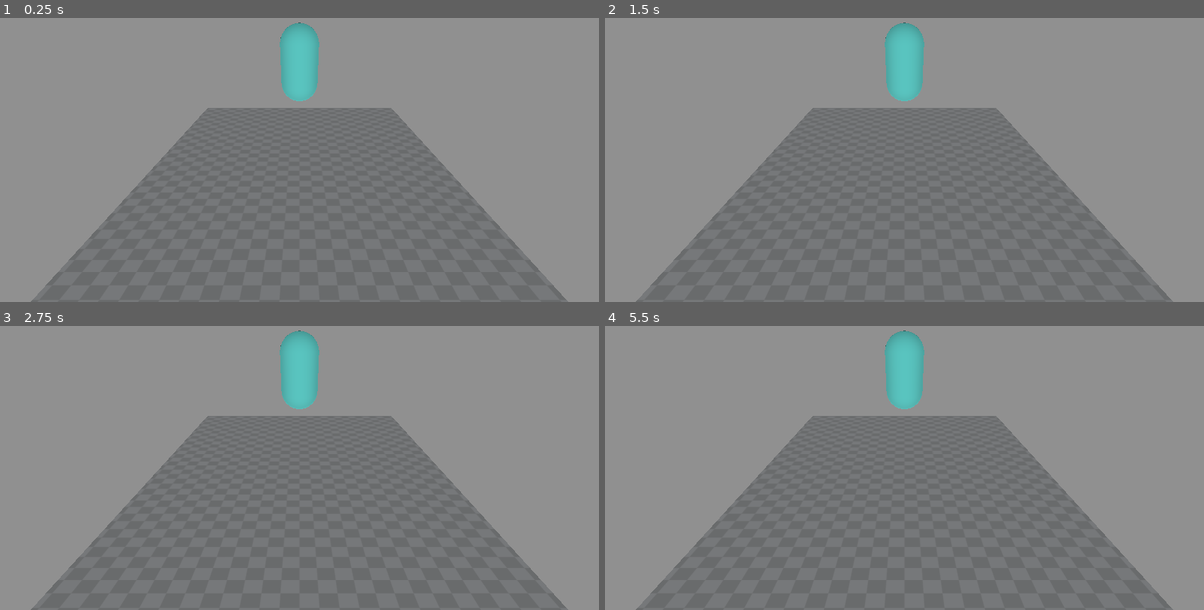
Above: before the commit, frames 1-4 (two rows, left to right).
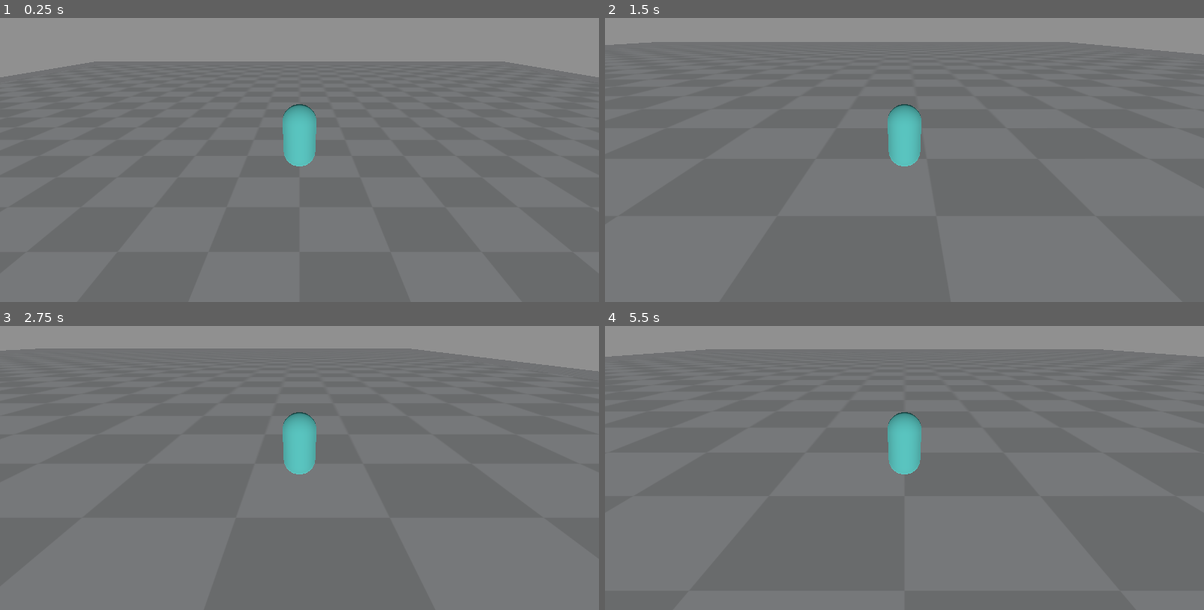
Above: after the commit, the same moments.

Repository: julabrego/game-dev-how-tos
Game: Godot game, scene res://scenes/world/world.tscn
Two runs of this game, one before a commit and one after it. Both use one fixed random seed, a clock stepped at 60 frames per second and the inputs below.
Inputs:
- Up to frame 1 (0.25 s): no input
- Up to frame 2 (1.5 s): hold Right (move_right) 0.53-1.28 s; hold Down (move_backwards) from 1.28 s (still down)
- Up to frame 3 (2.75 s): tap Enter at 2 s; release Down (move_backwards) at 2.03 s; hold Right (move_right) from 2.03 s (still down)
- Up to frame 4 (5.5 s): release Right (move_right) at 2.78 s; hold Up (move_forward) 2.78-3.53 s; tap Space at 3.5 s; hold Left (move_left) 3.53-5.03 s; hold Down (move_backwards) from 5.03 s (still down)

The runs differ from the first frame. In frame 1, 44% of the frame differs, in the area x 0-100%, y 1-100%; in frame 2, 51%; in frame 3, 51%; in frame 4, 52%.

Commit message:
Adds player input script to 3d-eight-directions

Diff:
--- /dev/null
+++ b/Godot/3d-eight-directions-movement/assets/materials/square_tile.tres
@@ -0,0 +1,7 @@
+[gd_resource type="StandardMaterial3D" load_steps=2 format=3 uid="uid://pvvqybtdu7tj"]
+
+[ext_resource type="Texture2D" uid="uid://du8itfhvb1vu3" path="res://assets/textures/scenario/square_pattern.png" id="1_2kn17"]
+
+[resource]
+albedo_texture = ExtResource("1_2kn17")
+uv1_scale = Vector3(20, 20, 20)
--- a/Godot/3d-eight-directions-movement/project.godot
+++ b/Godot/3d-eight-directions-movement/project.godot
@@ -21,28 +21,32 @@
 "deadzone": 0.5,
 "events": [Object(InputEventKey,"resource_local_to_scene":false,"resource_name":"","device":-1,"window_id":0,"alt_press …(195 unchanged characters)…
 , Object(InputEventKey,"resource_local_to_scene":false,"resource_name":"","device":-1,"window_id":0,"alt_pressed":false …(183 unchanged characters)…
-, Object(InputEventJoypadButton,"resource_local_to_scene":false,"resource_name":"","device":-1,"button_index":11,"pressure":0.0,"pressed":false,"script":null)
+, Object(InputEventJoypadMotion,"resource_local_to_scene":false,"resource_name":"","device":-1,"axis":1,"axis_value":-1.0,"script":null)
+, Object(InputEventJoypadButton,"resource_local_to_scene":false,"resource_name":"","device":-1,"button_index":11,"pressure":0.0,"pressed":true,"script":null)
 ]
 }
 move_backwards={
 "deadzone": 0.5,
 "events": [Object(InputEventKey,"resource_local_to_scene":false,"resource_name":"","device":-1,"window_id":0,"alt_press …(195 unchanged characters)…
 , Object(InputEventKey,"resource_local_to_scene":false,"resource_name":"","device":-1,"window_id":0,"alt_pressed":false …(183 unchanged characters)…
-, Object(InputEventJoypadButton,"resource_local_to_scene":false,"resource_name":"","device":-1,"button_index":12,"pressure":0.0,"pressed":false,"script":null)
+, Object(InputEventJoypadMotion,"resource_local_to_scene":false,"resource_name":"","device":-1,"axis":1,"axis_value":1.0,"script":null)
+, Object(InputEventJoypadButton,"resource_local_to_scene":false,"resource_name":"","device":-1,"button_index":12,"pressure":0.0,"pressed":true,"script":null)
 ]
 }
 move_left={
 "deadzone": 0.5,
 "events": [Object(InputEventKey,"resource_local_to_scene":false,"resource_name":"","device":-1,"window_id":0,"alt_press …(195 unchanged characters)…
 , Object(InputEventKey,"resource_local_to_scene":false,"resource_name":"","device":-1,"window_id":0,"alt_pressed":false …(182 unchanged characters)…
-, Object(InputEventJoypadButton,"resource_local_to_scene":false,"resource_name":"","device":-1,"button_index":13,"pressure":0.0,"pressed":false,"script":null)
+, Object(InputEventJoypadMotion,"resource_local_to_scene":false,"resource_name":"","device":-1,"axis":0,"axis_value":-1.0,"script":null)
+, Object(InputEventJoypadButton,"resource_local_to_scene":false,"resource_name":"","device":-1,"button_index":13,"pressure":0.0,"pressed":true,"script":null)
 ]
 }
 move_right={
 "deadzone": 0.5,
 "events": [Object(InputEventKey,"resource_local_to_scene":false,"resource_name":"","device":-1,"window_id":0,"alt_press …(195 unchanged characters)…
 , Object(InputEventKey,"resource_local_to_scene":false,"resource_name":"","device":-1,"window_id":0,"alt_pressed":false …(183 unchanged characters)…
-, Object(InputEventJoypadButton,"resource_local_to_scene":false,"resource_name":"","device":-1,"button_index":14,"pressure":0.0,"pressed":false,"script":null)
+, Object(InputEventJoypadMotion,"resource_local_to_scene":false,"resource_name":"","device":-1,"axis":0,"axis_value":1.0,"script":null)
+, Object(InputEventJoypadButton,"resource_local_to_scene":false,"resource_name":"","device":-1,"button_index":14,"pressure":0.0,"pressed":true,"script":null)
 ]
 }
 
--- a/Godot/3d-eight-directions-movement/scenes/player/player.tscn
+++ b/Godot/3d-eight-directions-movement/scenes/player/player.tscn
@@ -1,4 +1,6 @@
-[gd_scene load_steps=4 format=3 uid="uid://cd6ga6lpwkq3k"]
+[gd_scene load_steps=5 format=3 uid="uid://cd6ga6lpwkq3k"]
+
+[ext_resource type="Script" path="res://scripts/player/player.gd" id="1_71yn5"]
 
 [sub_resource type="CapsuleShape3D" id="CapsuleShape3D_xmt6l"]
 
@@ -9,6 +11,7 @@
 material = SubResource("StandardMaterial3D_nbojw")
 
 [node name="Body" type="CharacterBody3D"]
+script = ExtResource("1_71yn5")
 
 [node name="CollisionShape3D" type="CollisionShape3D" parent="."]
 shape = SubResource("CapsuleShape3D_xmt6l")
--- a/Godot/3d-eight-directions-movement/scenes/scenario/scenario.tscn
+++ b/Godot/3d-eight-directions-movement/scenes/scenario/scenario.tscn
@@ -1,27 +1,66 @@
-[gd_scene load_steps=5 format=3 uid="uid://c555pn5b25co5"]
+[gd_scene load_steps=6 format=3 uid="uid://c555pn5b25co5"]
 
-[ext_resource type="Texture2D" uid="uid://du8itfhvb1vu3" path="res://assets/textures/scenario/square_pattern.png" id="1_x8umv"]
+[ext_resource type="Material" uid="uid://pvvqybtdu7tj" path="res://assets/materials/square_tile.tres" id="1_xus4h"]
 
 [sub_resource type="BoxShape3D" id="BoxShape3D_r3vbx"]
-size = Vector3(10, 0.5, 10)
-
-[sub_resource type="StandardMaterial3D" id="StandardMaterial3D_2niti"]
-albedo_texture = ExtResource("1_x8umv")
-uv1_scale = Vector3(20, 20, 20)
+size = Vector3(100, 0.5, 100)
 
 [sub_resource type="BoxMesh" id="BoxMesh_tqm3h"]
-material = SubResource("StandardMaterial3D_2niti")
-size = Vector3(10, 0.5, 10)
+material = ExtResource("1_xus4h")
+size = Vector3(100, 0.5, 100)
+
+[sub_resource type="BoxShape3D" id="BoxShape3D_6184q"]
+size = Vector3(100, 2, 0.5)
+
+[sub_resource type="BoxMesh" id="BoxMesh_rfrrw"]
+material = ExtResource("1_xus4h")
+size = Vector3(100, 2, 0.5)
 
 [node name="Scenario" type="Node3D"]
 
-[node name="StaticBody3D" type="StaticBody3D" parent="."]
+[node name="Ground" type="StaticBody3D" parent="."]
 
-[node name="CollisionShape3D" type="CollisionShape3D" parent="StaticBody3D"]
+[node name="CollisionShape3D" type="CollisionShape3D" parent="Ground"]
 shape = SubResource("BoxShape3D_r3vbx")
 
-[node name="MeshInstance3D" type="MeshInstance3D" parent="StaticBody3D"]
+[node name="MeshInstance3D" type="MeshInstance3D" parent="Ground"]
 mesh = SubResource("BoxMesh_tqm3h")
+
+[node name="Wall" type="StaticBody3D" parent="."]
+transform = Transform3D(1, 0, 0, 0, 1, 0, 0, 0, 1, 0, 0, 50)
+
+[node name="CollisionShape3D" type="CollisionShape3D" parent="Wall"]
+shape = SubResource("BoxShape3D_6184q")
+
+[node name="MeshInstance3D" type="MeshInstance3D" parent="Wall"]
+mesh = SubResource("BoxMesh_rfrrw")
+
+[node name="Wall2" type="StaticBody3D" parent="."]
+transform = Transform3D(1, 0, 0, 0, 1, 0, 0, 0, 1, 0, 0, -50)
+
+[node name="CollisionShape3D" type="CollisionShape3D" parent="Wall2"]
+shape = SubResource("BoxShape3D_6184q")
+
+[node name="MeshInstance3D" type="MeshInstance3D" parent="Wall2"]
+mesh = SubResource("BoxMesh_rfrrw")
+
+[node name="Wall3" type="StaticBody3D" parent="."]
+transform = Transform3D(-4.37114e-08, 0, 1, 0, 1, 0, -1, 0, -4.37114e-08, 50, 0, 0)
+
+[node name="CollisionShape3D" type="CollisionShape3D" parent="Wall3"]
+shape = SubResource("BoxShape3D_6184q")
+
+[node name="MeshInstance3D" type="MeshInstance3D" parent="Wall3"]
+mesh = SubResource("BoxMesh_rfrrw")
+
+[node name="Wall4" type="StaticBody3D" parent="."]
+transform = Transform3D(-4.37114e-08, 0, 1, 0, 1, 0, -1, 0, -4.37114e-08, -50, 0, 0)
+
+[node name="CollisionShape3D" type="CollisionShape3D" parent="Wall4"]
+shape = SubResource("BoxShape3D_6184q")
+
+[node name="MeshInstance3D" type="MeshInstance3D" parent="Wall4"]
+mesh = SubResource("BoxMesh_rfrrw")
 
 [node name="DirectionalLight3D" type="DirectionalLight3D" parent="."]
 shadow_enabled = true
--- a/Godot/3d-eight-directions-movement/scenes/world/world.tscn
+++ b/Godot/3d-eight-directions-movement/scenes/world/world.tscn
@@ -16,8 +16,8 @@
 [node name="Scenario" parent="." instance=ExtResource("1_1ei80")]
 
 [node name="Player" parent="." instance=ExtResource("2_qa26m")]
-transform = Transform3D(1, 0, 0, 0, 1, 0, 0, 0, 1, 0, 3.66943, 0)
+transform = Transform3D(1, 0, 0, 0, 1, 0, 0, 0, 1, 0, 8.07804, 0)
 
-[node name="Camera3D" type="Camera3D" parent="."]
-transform = Transform3D(1, 0, 0, 0, 0.866025, 0.5, 0, -0.5, 0.866025, 0, 5, 6)
+[node name="Camera3D" type="Camera3D" parent="Player"]
+transform = Transform3D(1, 0, 0, 0, 0.899565, 0.436786, 0, -0.436786, 0.899565, 0, 2.99921, 6)
 environment = SubResource("Environment_uf7w0")
--- /dev/null
+++ b/Godot/3d-eight-directions-movement/scripts/player/player.gd
@@ -0,0 +1,36 @@
+extends CharacterBody3D
+
+# How fast the player moves in meters per second.
+@export var speed = 14
+# The downward acceleration when in the air, in meters per second squared.
+@export var fall_acceleration = 75
+
+var target_velocity = Vector3.ZERO
+
+
+func _physics_process(delta):
+	var direction = Vector3.ZERO
+
+	if Input.is_action_pressed("move_right"):
+		direction.x += 1
+	if Input.is_action_pressed("move_left"):
+		direction.x -= 1
+	if Input.is_action_pressed("move_backwards"):
+		direction.z += 1
+	if Input.is_action_pressed("move_forward"):
+		direction.z -= 1
+
+	if direction != Vector3.ZERO:
+		direction = direction.normalized()
+
+	# Ground Velocity
+	target_velocity.x = direction.x * speed
+	target_velocity.z = direction.z * speed
+
+	# Vertical Velocity
+	if not is_on_floor(): # If in the air, fall towards the floor. Literally gravity
+		target_velocity.y = target_velocity.y - (fall_acceleration * delta)
+
+	# Moving the Character
+	velocity = target_velocity
+	move_and_slide()
